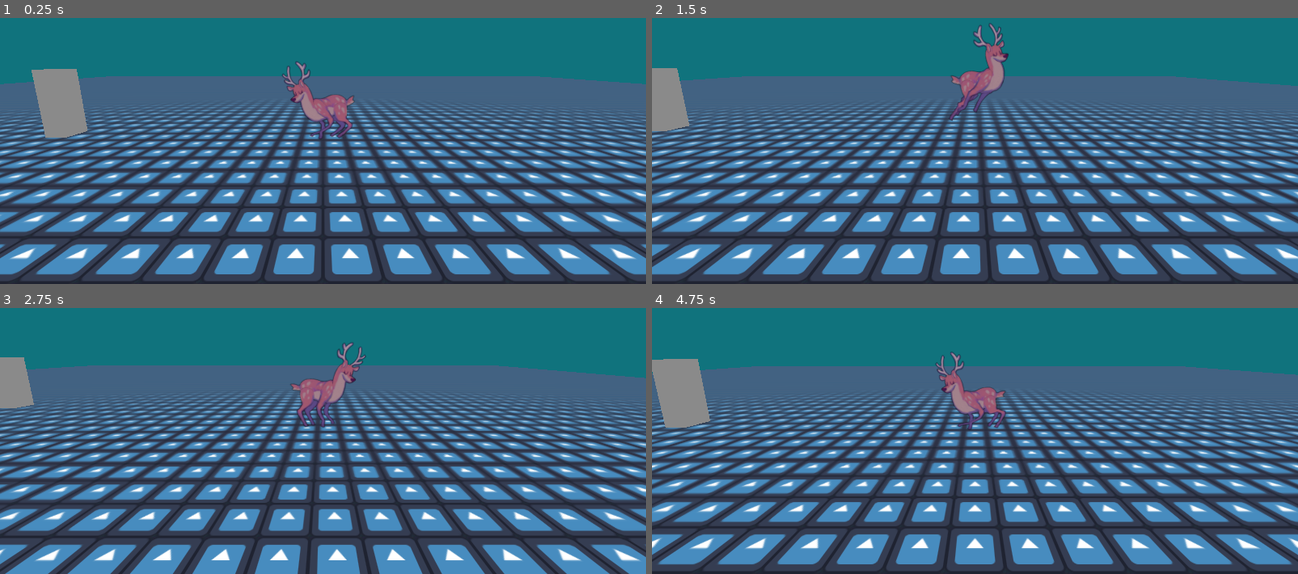
Above: before the commit, frames 1-4 (two rows, left to right).
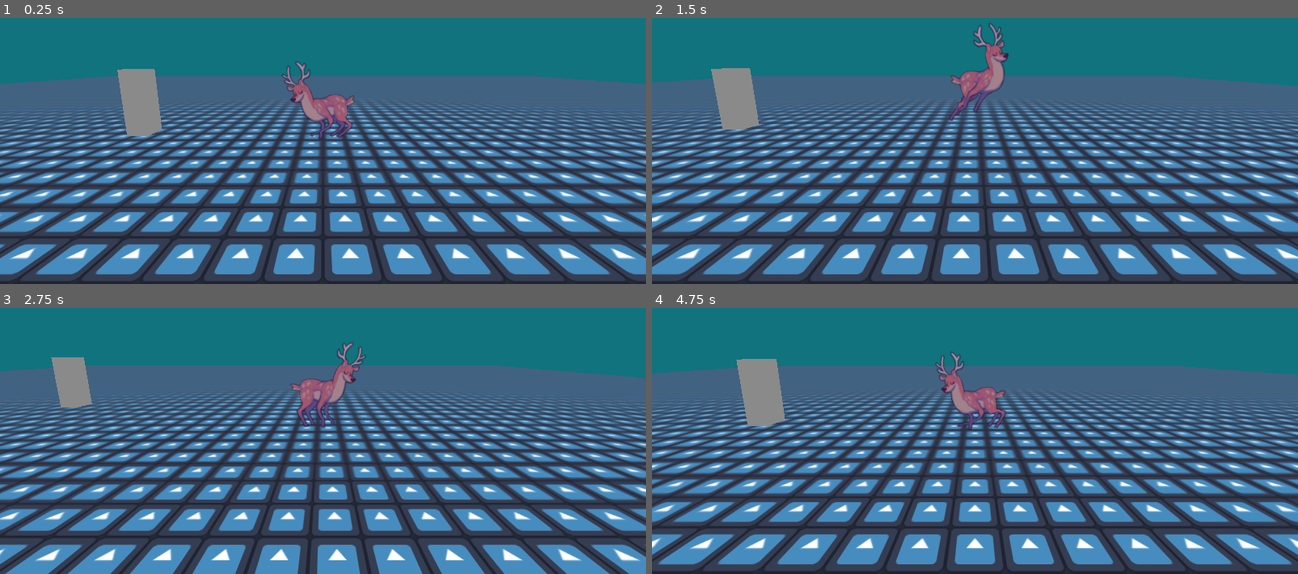
Above: after the commit, the same moments.

Repository: Natsirtt/ggj24
Game: Godot game, scene res://game.tscn
Two runs of this game, one before a commit and one after it. Both use one fixed random seed, a clock stepped at 60 frames per second and the inputs below. The engine's default icon, where the game draws it, is replaced by a stand-in: a white triangle on a blue panel in a dark square.
Inputs:
- Up to frame 1 (0.25 s): no input
- Up to frame 2 (1.5 s): tap Enter at 0.5 s; hold D (right) 0.53-1.28 s; tap E (interact) at 0.6, 1.35 s; hold S (down) from 1.28 s (still down)
- Up to frame 3 (2.75 s): release S (down) at 2.03 s; hold D (right) from 2.03 s (still down); tap E (interact) at 2.1 s
- Up to frame 4 (4.75 s): release D (right) at 2.78 s; hold W (up) 2.78-3.53 s; tap E (interact) at 2.85, 3.6, 4.35 s; hold A (left) from 3.53 s (still down)

The runs differ from the first frame. In frame 1, 3.1% of the frame differs, in the area x 4-26%, y 19-45%; in frame 2, 2.5%; in frame 3, 1.8%; in frame 4, 3.3%, in the area x 0-21%, y 19-45%.

Commit message:
Interaction system iteration

Diff:
--- a/AnimationHandler.gd
+++ b/AnimationHandler.gd
@@ -1,9 +1,9 @@
 extends Node3D
+
 @onready var _animated_sprite = $Body/DeerBody
 @onready var _sprite_direction = $Body/DeerBody/SpriteDirection
 @onready var isLeft = true
 @export var character_node: Node3D
-
 
 func update_velocity(velocity):
 	if velocity.length() > 0.1:
--- a/Ship.tscn
+++ b/Ship.tscn
@@ -1,19 +1,13 @@
 [gd_scene load_steps=3 format=3 uid="uid://d4jsq0708dl2f"]
+
+[ext_resource type="PackedScene" uid="uid://dqbwfo7y0t40n" path="res://interactable.tscn" id="1_p3hmo"]
 
 [sub_resource type="BoxMesh" id="BoxMesh_1youq"]
 
-[sub_resource type="SphereShape3D" id="SphereShape3D_pjbf8"]
-radius = 3.00433
-
 [node name="Ship" type="Node3D"]
-transform = Transform3D(1, 0, 0, 0, 1, 0, 0, 0, 1, -12.5035, 0, -4.88813)
 
 [node name="MeshInstance3D" type="MeshInstance3D" parent="."]
 transform = Transform3D(1, 0, 0, 0, 5, 0, 0, 0, 1, 0, 0, 0)
 mesh = SubResource("BoxMesh_1youq")
 
-[node name="Area3D" type="Area3D" parent="."]
-
-[node name="CollisionShape3D" type="CollisionShape3D" parent="Area3D"]
-transform = Transform3D(0.985682, 0, 0, 0, 0.985682, 0, 0, 0, 0.985682, 0, 0, 0)
-shape = SubResource("SphereShape3D_pjbf8")
+[node name="Interactable" parent="." instance=ExtResource("1_p3hmo")]
--- a/game.tscn
+++ b/game.tscn
@@ -29,3 +29,4 @@
 environment = SubResource("Environment_vv5aq")
 
 [node name="Ship" parent="." instance=ExtResource("3_1pr2s")]
+transform = Transform3D(1, 0, 0, 0, 1, 0, 0, 0, 1, -8.86, 0, -5.11)
--- /dev/null
+++ b/interactable.gd
@@ -0,0 +1,6 @@
+class_name Interactable extends Area3D
+
+signal interacted(interactor)
+
+func interact(interactor):
+	interacted.emit(interactor)
--- /dev/null
+++ b/interactable.tscn
@@ -0,0 +1,15 @@
+[gd_scene load_steps=3 format=3 uid="uid://dqbwfo7y0t40n"]
+
+[ext_resource type="Script" path="res://interactable.gd" id="1_727mp"]
+
+[sub_resource type="SphereShape3D" id="SphereShape3D_pjbf8"]
+resource_local_to_scene = true
+resource_name = "Interaction Shape"
+radius = 3.00433
+
+[node name="Interactable" type="Area3D"]
+script = ExtResource("1_727mp")
+
+[node name="InteractionShape" type="CollisionShape3D" parent="."]
+transform = Transform3D(0.985682, 0, 0, 0, 0.985682, 0, 0, 0, 0.985682, 0, 0, 0)
+shape = SubResource("SphereShape3D_pjbf8")
--- a/player.gd
+++ b/player.gd
@@ -1,14 +1,23 @@
 extends CharacterBody3D
 
 @onready var animation_handler = $Animation
+@onready var interaction_area = $InteractionZone
+var _interactables_in_range = []
 
 signal character_moved(velocity)
 
 const SPEED = 5.0
 
+func _ready():
+	interaction_area.connect("area_entered", _on_interaction_area_entered)
+
 func _process(_delta):
 	if Input.is_action_pressed("quit"):
 		get_tree().quit(0)
+
+	if Input.is_action_just_pressed("interact") and _interactables_in_range.size() > 0:
+		_interactables_in_range[0].interact(self)
+
 
 func _physics_process(_delta):
 	# Get the input direction and handle the movement/deceleration.
@@ -24,5 +33,9 @@
 		velocity.z = move_toward(velocity.z, 0, SPEED)
 	character_moved.emit(velocity)
 
+	move_and_slide()
 
-	move_and_slide()
+func _on_interaction_area_entered(body):
+	if body is Interactable:
+		_interactables_in_range.append(body)
+		_interactables_in_range.sort_custom(func(a, b): return self.global_position.distance_squared_to(a.global_position) < self.global_position.distance_squared_to(b.global_position))
